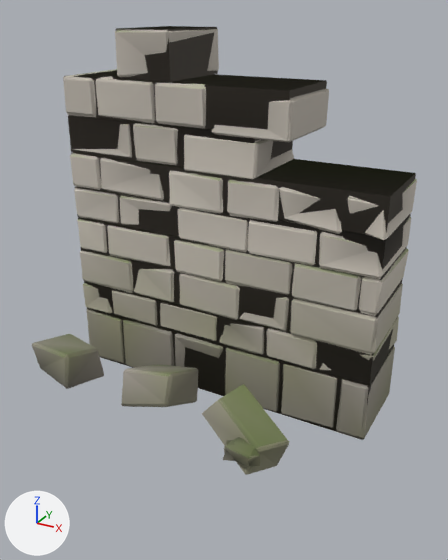
The glTF model godot/art/world/props/wall_cracked.glb: old version first, new version second.
One viewpoint serves both versions: a 50 mm lens placed at (3.35, -6.3, 4.2), pointed at (0.48, -1.07, 1.58). The axes (+X, +Y, +Z) are drawn at lower left. The lights are the same throughout. The first picture is the older version. Vertices at exactly the same position are counted once.

In view in the first picture: 'wall_cracked', 'wall_cracked_LOD1'.
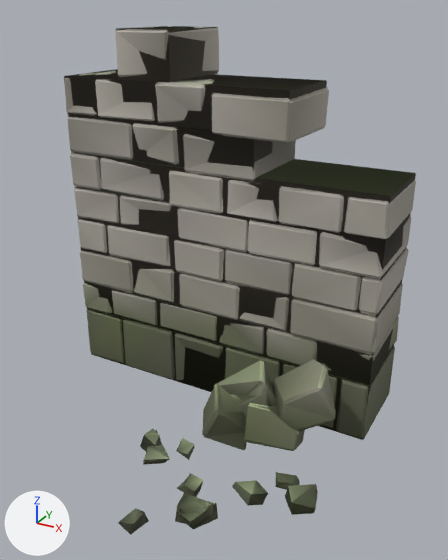
Pixel boxes (x1, y1, x2, y2) of what changed, in the pictures (448 x 560 px; the box of a moved part takes in the faces that stretch with it):
'wall_cracked', reshaped (9% narrower, 14% taller)
    before: (32, 26, 417, 474)
    after: (64, 26, 416, 535)
'wall_cracked_LOD1', reshaped (11% narrower, 10% taller)
    before: (36, 30, 402, 475)
    after: (64, 27, 388, 518)
part 1 of me_wall_cracked, rebuilt
    before: (347, 179, 417, 240)
    after: (345, 180, 416, 239)
part 2 of me_wall_cracked, rebuilt
    before: (279, 187, 341, 234)
    after: (279, 187, 343, 233)
part 3 of me_wall_cracked, rebuilt
    before: (134, 123, 178, 165)
    after: (133, 123, 179, 165)
part 4 of me_wall_cracked, rebuilt
    before: (212, 89, 329, 142)
    after: (212, 87, 329, 143)
part 5 of me_wall_cracked, deleted
    before: (32, 334, 198, 407)
part 6 of me_wall_cracked, moved or reshaped
    before: (63, 29, 294, 222)
    after: (65, 26, 296, 222)
part 7 of me_wall_cracked, built on
    before: (202, 384, 289, 474)
    after: (118, 360, 336, 535)
part 8 of me_wall_cracked, recoloured
    before: (64, 26, 415, 464)
    after: (64, 26, 415, 440)
part 9 of me_wall_cracked_lod1, rebuilt (7% wider)
    before: (133, 123, 177, 165)
    after: (132, 123, 179, 164)
part 10 of me_wall_cracked_lod1, rebuilt (not visible before)
    after: (68, 116, 132, 160)
part 11 of me_wall_cracked_lod1, rebuilt
    before: (63, 77, 96, 117)
    after: (64, 73, 112, 115)
part 12 of me_wall_cracked_lod1, rebuilt
    before: (280, 188, 342, 234)
    after: (281, 186, 344, 231)
part 13 of me_wall_cracked_lod1, rebuilt
    before: (115, 30, 184, 77)
    after: (116, 27, 218, 31)
part 14 of me_wall_cracked_lod1, rebuilt
    before: (254, 139, 261, 178)
    after: (183, 134, 254, 181)
part 15 of me_wall_cracked_lod1, rebuilt
    before: (348, 197, 386, 240)
    after: (344, 197, 388, 239)
part 16 of me_wall_cracked_lod1, deleted
    before: (36, 345, 252, 459)
part 17 of me_wall_cracked_lod1, built on
    before: (143, 83, 402, 475)
    after: (96, 79, 372, 518)
part 18 of me_wall_cracked_lod1, recoloured
    before: (70, 122, 381, 440)
    after: (70, 153, 381, 440)

Patch to the scene script:
```diff
--- a/godot/art/world/props/wall_cracked.glb.py
+++ b/godot/art/world/props/wall_cracked.glb.py
@@ me_wall_cracked @@
-me_wall_cracked.from_pydata(...)  # 1296 vertices, 2100 faces; spans x -2.31..2.0, y -1.9..0.56, z -0.3..3.99
+me_wall_cracked.from_pydata(...)  # 1395 vertices, 2258 faces; spans x -2.0..2.01, y -3.14..0.56, z -0.3..3.99
+# me_wall_cracked part 1: the loose piece of 24 vertices spanning x 1.54..1.99, y -0.55..0.56, z 2.1..2.51 is rebuilt with 36 vertices and now spans x 1.54..2.0, y -0.54..0.54, z 2.1..2.51
+# me_wall_cracked part 2: the loose piece of 24 vertices spanning x 0.83..1.53, y -0.56..0.54, z 2.1..2.51 is rebuilt with 36 vertices and now spans x 0.82..1.52, y -0.55..0.56, z 2.1..2.51
+# me_wall_cracked part 3: the loose piece of 24 vertices spanning x -1.01..-0.4, y -0.55..0.56, z 2.57..3.0 is rebuilt with 24 vertices and now spans x -1.01..-0.4, y -0.56..0.54, z 2.58..3.01
+# me_wall_cracked part 4: the loose piece of 24 vertices spanning x 0.01..0.93, y -0.54..0.56, z 2.95..3.39 is rebuilt with 36 vertices and now spans x 0.02..0.93, y -0.56..0.55, z 2.94..3.4
+# me_wall_cracked part 5: 6 loose pieces with 144 vertices, spanning x -2.31..0.03, y -1.73..-0.67, z -0.3..0.49, are deleted
+# me_wall_cracked part 6: 22 vertices moved from x -0.63..0.82, y -0.54..0.55, z 2.1..3.96 to x -1.07..0.8, y -0.51..0.55, z 2.48..3.99; 138 vertices removed from x -2.0..0.83, y -0.56..0.55, z 2.1..3.99; 198 vertices added at x -1.99..0.83, y -0.56..0.56, z 2.1..3.99
+# me_wall_cracked part 7: 14 vertices moved from x 0.88..1.26, y -1.87..-1.62, z -0.04..0.14 to x 0.52..1.0, y -1.51..-0.84, z -0.04..0.59; 58 vertices removed from x 0.4..1.43, y -1.9..-1.0, z -0.25..0.34; 205 vertices added at x 0.03..2.01, y -3.14..-0.78, z -0.06..0.84
+# me_wall_cracked part 8: 1260 kept faces spanning x -2.0..2.0, y -1.5..0.56, z -0.3..3.99 get new vertex colours
 me_wall_cracked.materials.append(mat_props)
@@ me_wall_cracked_lod1 @@
-me_wall_cracked_lod1.from_pydata(...)  # 718 vertices, 944 faces; spans x -2.3..2.0, y -1.89..0.55, z -0.3..3.99
+me_wall_cracked_lod1.from_pydata(...)  # 772 vertices, 1015 faces; spans x -1.99..2.01, y -3.14..0.55, z -0.3..3.99
+# me_wall_cracked_lod1 part 9: the loose piece of 16 vertices spanning x -1.02..-0.4, y -0.52..0.53, z 2.57..3.0 is rebuilt with 16 vertices and now spans x -1.02..-0.4, y -0.53..0.52, z 2.57..3.02
+# me_wall_cracked_lod1 part 10: the loose piece of 13 vertices spanning x -1.97..-1.02, y -0.51..0.54, z 2.57..3.01 is rebuilt with 12 vertices and now spans x -1.97..-1.02, y -0.53..0.53, z 2.57..3.0
+# me_wall_cracked_lod1 part 11: the loose piece of 11 vertices spanning x -1.98..-1.52, y -0.53..0.53, z 3.02..3.45 is rebuilt with 17 vertices and now spans x -1.98..-1.52, y -0.53..0.53, z 3.02..3.47
+# me_wall_cracked_lod1 part 12: the loose piece of 10 vertices spanning x 0.84..1.53, y -0.54..0.52, z 2.09..2.49 is rebuilt with 16 vertices and now spans x 0.84..1.53, y -0.53..0.55, z 2.1..2.51
+# me_wall_cracked_lod1 part 13: the loose piece of 10 vertices spanning x -1.17..-0.48, y -0.54..0.54, z 3.48..3.98 is rebuilt with 9 vertices and now spans x -1.17..-0.49, y -0.53..0.55, z 3.47..3.99
+# me_wall_cracked_lod1 part 14: the loose piece of 9 vertices spanning x -0.33..0.54, y -0.51..0.54, z 2.51..2.95 is rebuilt with 11 vertices and now spans x -0.33..0.55, y -0.53..0.53, z 2.51..2.96
+# me_wall_cracked_lod1 part 15: the loose piece of 9 vertices spanning x 1.56..1.98, y -0.54..0.54, z 2.09..2.49 is rebuilt with 13 vertices and now spans x 1.55..1.98, y -0.53..0.53, z 2.1..2.51
+# me_wall_cracked_lod1 part 16: 8 loose pieces with 74 vertices, spanning x -2.3..1.25, y -1.89..-0.68, z -0.3..0.49, are deleted
+# me_wall_cracked_lod1 part 17: 15 vertices moved from x -1.52..0.82, y -0.54..0.53, z 2.13..3.46 to x -1.51..0.9, y -0.53..0.52, z 2.13..3.46; 57 vertices removed from x -1.98..2.0, y -1.82..0.55, z -0.29..3.44; 171 vertices added at x -1.96..2.01, y -3.14..0.53, z -0.3..3.46
+# me_wall_cracked_lod1 part 18: 573 kept faces spanning x -1.99..1.98, y -0.55..0.55, z -0.3..3.99 get new vertex colours
+# other edits to the shape of me_wall_cracked_lod1 do not show in these pictures
 me_wall_cracked_lod1.materials.append(mat_props)
```
